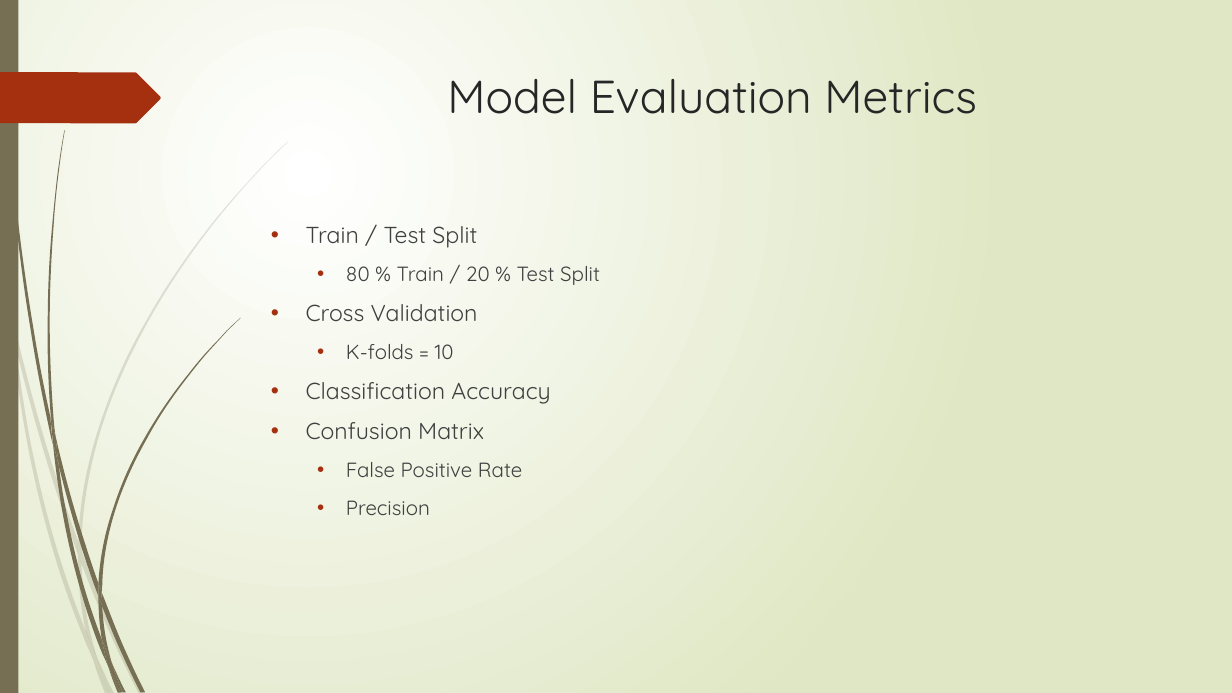
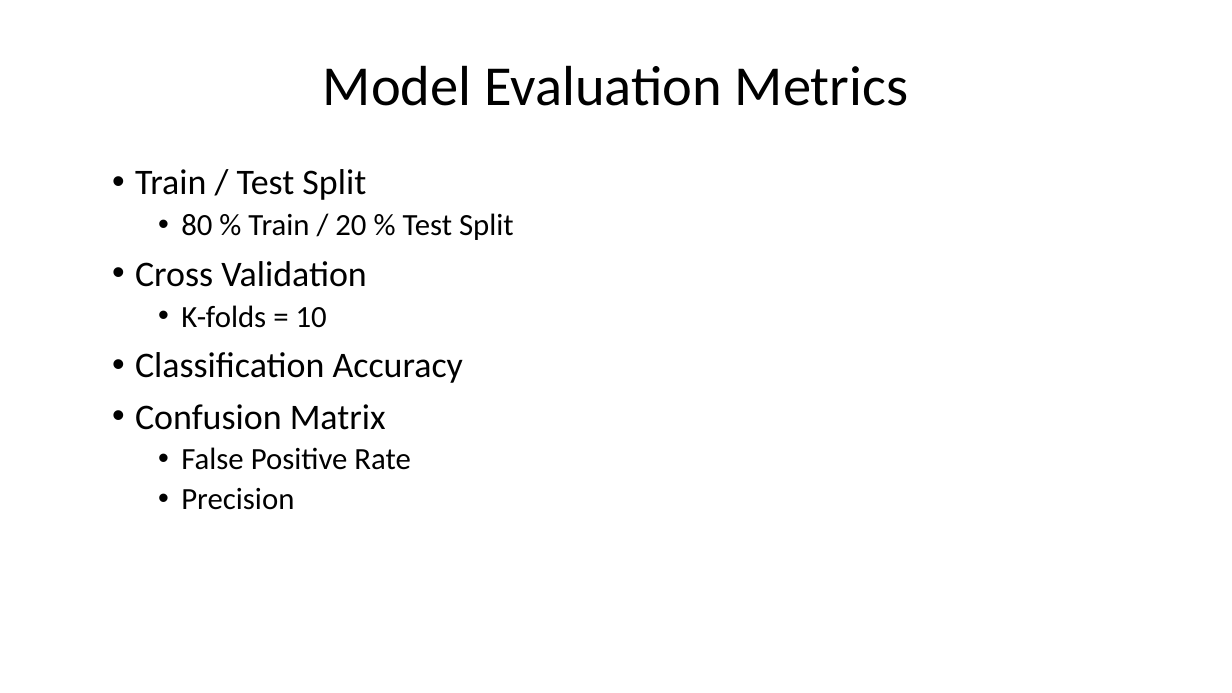
Before and after one commit to ezzanger/Supervised-Learning-Capstones, a slide deck: slide 5 of Supervised_Learning.pptx. Drawn at 1232x693 pixels with LibreOffice and Linux fonts; fonts in the diff are those of the drawing. Boxes give left, top, right and bottom in pixels: in the first picture for what was removed or moved away, otherwise in the second. Text is boxed around its words. In the diff, an @@ line names an element or a change of style, - is before the commit and + after.

```diff
--- a/Supervised_Learning.pptx
+++ b/Supervised_Learning.pptx
@@ background gradient #FFFFFF to #DFE8C4 to #FFFFFF @@
@@ rectangle removed at <box>0,0,18,693</box> @@
@@ title "Model Evaluation Metrics": place and size @@
-title "Model Evaluation Metrics" at <box>447,79,977,114</box>
+title "Model Evaluation Metrics" at <box>323,65,908,106</box>
@@ title "Model Evaluation Metrics" at <box>323,65,908,106</box>: size 36 to 44 pt, font Quicksand to Calibri, text colour #262626 to #000000; line spacing 1 to 0.9; vertical alignment top to middle @@
@@ freeform shape removed at <box>0,72,161,123</box> @@
@@ text "Train / Test Split": place and size @@
-text "Train / Test Split" at <box>306,226,600,515</box>
+text "Train / Test Split" at <box>135,169,514,510</box>
@@ text "Train / Test Split" at <box>135,169,514,510</box>: size 18 to 28 pt in "Train / Test Split", "Cross Validation", "Classification Accuracy", "Confusion Matrix"; font Quicksand to Calibri, text colour #404040 to #000000; size 16 to 24 pt in "80 % Train / 20 % Test ...", "K-folds = 10", "False Positive Rate", "Precision"; indent changed; line spacing 1 to 0.9; less space between paragraphs @@
@@ group removed at <box>0,141,288,693</box>: 10 freeform shapes @@
@@ group removed at <box>3,0,240,693</box>: 12 freeform shapes @@
```
Also in this commit, not shown: 15 other slides changed, 4 slides added, 3 slides removed, 1 other file.
